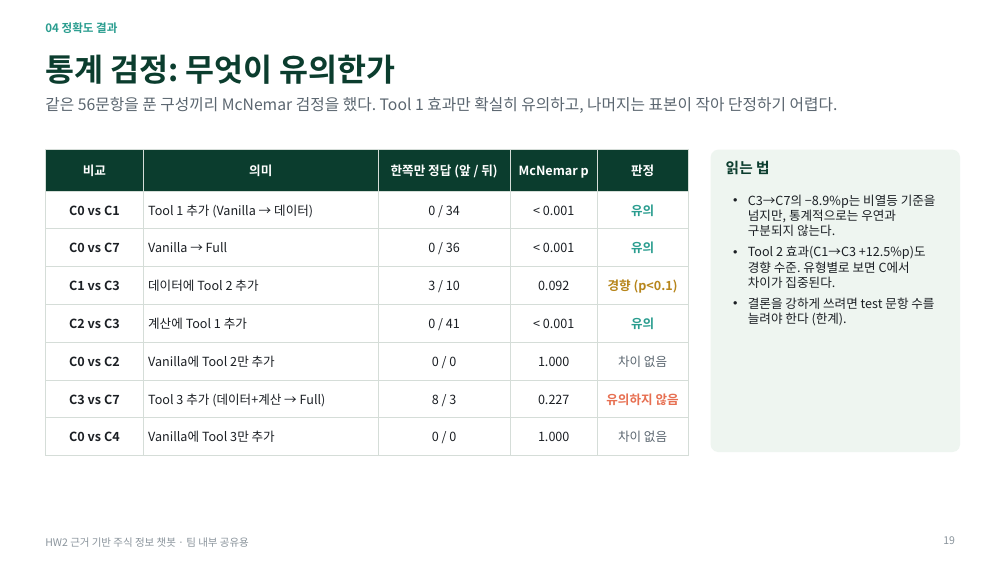
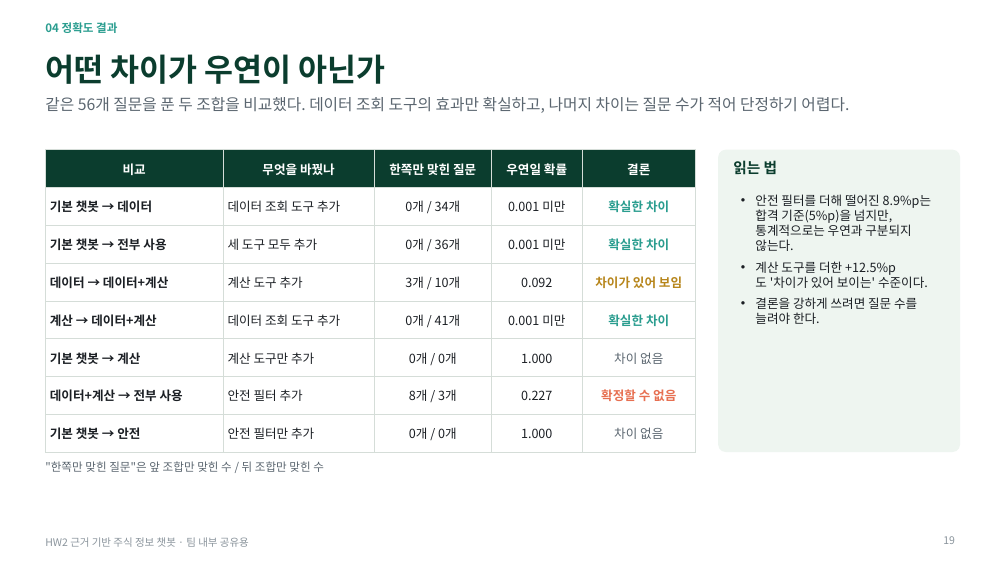
Before and after one commit to hojin9908/Stock_ChatBot, a slide deck: slide 19 of Presentation/HW2_주식챗봇_실험결과_정리.pptx. Drawn at 1008x567 pixels with LibreOffice and Linux fonts; fonts in the diff are those of the drawing. Boxes give left, top, right and bottom in pixels: in the first picture for what was removed or moved away, otherwise in the second. Text is boxed around its words. In the diff, an @@ line names an element or a change of style, - is before the commit and + after.

```diff
--- a/Presentation/HW2_주식챗봇_실험결과_정리.pptx
+++ b/Presentation/HW2_주식챗봇_실험결과_정리.pptx
@@ title at [45,54,385,84]: text changed @@
-통계 검정: 무엇이 유의한가
+어떤 차이가 우연이 아닌가
@@ text at [45,97,849,113]: text changed @@
-같은 56문항을 푼 구성끼리 McNemar 검정을 했다. Tool 1 효과만 확실히 유의하고, 나머지는 표본이 작아 단정하기 어렵다.
+같은 56개 질문을 푼 두 조합을 비교했다. 데이터 조회 도구의 효과만 확실하고, 나머지 차이는 질문 수가 적어 단정하기 어렵다.
@@ table at [45,150,696,443] @@
-row 1: 비교 | 의미 | 한쪽만 정답 (앞 / 뒤) | McNemar p | 판정
+row 1: 비교 | 무엇을 바꿨나 | 한쪽만 맞힌 질문 | 우연일 확률 | 결론
-row 2: C0 vs C1 | Tool 1 추가 (Vanilla → 데이터) | 0 / 34 | < 0.001 | 유의
+row 2: 기본 챗봇 → 데이터 | 데이터 조회 도구 추가 | 0개 / 34개 | 0.001 미만 | 확실한 차이
-row 3: C0 vs C7 | Vanilla → Full | 0 / 36 | < 0.001 | 유의
+row 3: 기본 챗봇 → 전부 사용 | 세 도구 모두 추가 | 0개 / 36개 | 0.001 미만 | 확실한 차이
-row 4: C1 vs C3 | 데이터에 Tool 2 추가 | 3 / 10 | 0.092 | 경향 (p<0.1)
+row 4: 데이터 → 데이터+계산 | 계산 도구 추가 | 3개 / 10개 | 0.092 | 차이가 있어 보임
-row 5: C2 vs C3 | 계산에 Tool 1 추가 | 0 / 41 | < 0.001 | 유의
+row 5: 계산 → 데이터+계산 | 데이터 조회 도구 추가 | 0개 / 41개 | 0.001 미만 | 확실한 차이
-row 6: C0 vs C2 | Vanilla에 Tool 2만 추가 | 0 / 0 | 1.000 | 차이 없음
+row 6: 기본 챗봇 → 계산 | 계산 도구만 추가 | 0개 / 0개 | 1.000 | 차이 없음
-row 7: C3 vs C7 | Tool 3 추가 (데이터+계산 → Full) | 8 / 3 | 0.227 | 유의하지 않음
+row 7: 데이터+계산 → 전부 사용 | 안전 필터 추가 | 8개 / 3개 | 0.227 | 확정할 수 없음
-row 8: C0 vs C4 | Vanilla에 Tool 3만 추가 | 0 / 0 | 1.000 | 차이 없음
+row 8: 기본 챗봇 → 안전 | 안전 필터만 추가 | 0개 / 0개 | 1.000 | 차이 없음
@@ table: place and size @@
-table at [45,150,688,446]
+table at [45,150,696,443]
@@ rounded rectangle: place and size @@
-rounded rectangle at [711,150,960,452]
+rounded rectangle at [718,150,960,452]
@@ rounded rectangle at [718,150,960,452]: proportions changed @@
@@ text "읽는 법": place and size @@
-text "읽는 법" at [726,160,770,175]
+text "읽는 법" at [733,160,778,175]
@@ text at [755,194,931,324]: text changed @@
-• C3→C7의 −8.9%p는 비열등 기준을 넘지만, 통계적으로는 우연과 구분되지 않는다.
-• Tool 2 효과(C1→C3 +12.5%p)도 경향 수준. 유형별로 보면 C에서 차이가 집중된다.
-• 결론을 강하게 쓰려면 test 문항 수를 늘려야 한다 (한계).
+• 안전 필터를 더해 떨어진 8.9%p는 합격 기준(5%p)을 넘지만, 통계적으로는 우연과 구분되지 않는다.
+• 계산 도구를 더한 +12.5%p도 '차이가 있어 보이는' 수준이다.
+• 결론을 강하게 쓰려면 질문 수를 늘려야 한다.
@@ text added at [45,461,324,472], 11 pt, text #5B6670 @@
+"한쪽만 맞힌 질문"은 앞 조합만 맞힌 수 / 뒤 조합만 맞힌 수
```
Also in this commit, not shown: 32 other slides changed, 1 slide added, 1 slide removed.
